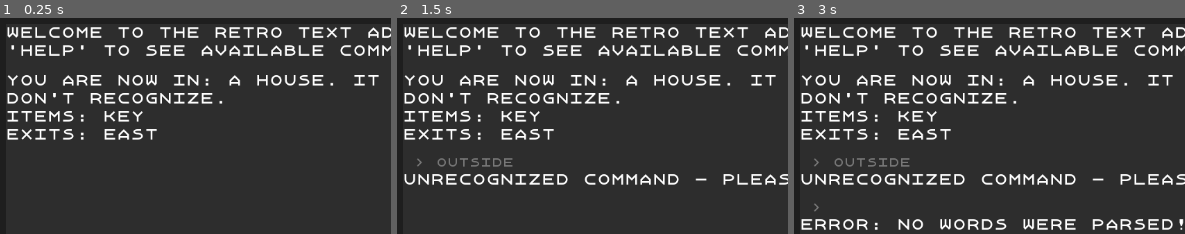
Above: before the commit, frames 1-3 (left to right).
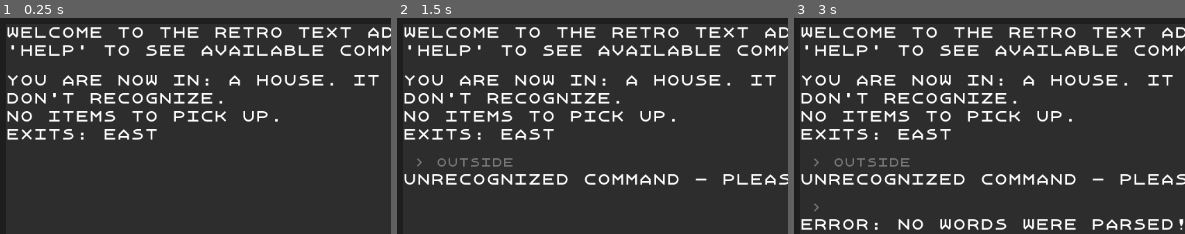
Above: after the commit, the same moments.

Repository: onionbulbperception/text_adventure_by_tutorial
Game: Godot game, scene res://scenes/game.tscn
Same seed, same stepped clock (60 frames per second), same inputs: the game is played once before the commit and once after it.
Inputs (mouse positions are % of the whole screen's width and height, from its top left):
- Up to frame 1 (0.25 s): no input
- Up to frame 2 (1.5 s): click (53, 94) at 0.52 s; type "outside" at 0.6 s; tap Enter at 1.25 s
- Up to frame 3 (3 s): tap Space at 2 s; tap Enter at 2.75 s
The pictures show only the part of the screen within x 0-50%, y 0-50%; the shares and areas given below are measured in that part.

The runs differ from the first frame. In frame 1, 1.6% of the frame differs, in the area x 1-72%, y 43-49%; in frame 2, 1.6%; in frame 3, 1.6%.

Commit message:
finished tutorial's part 12

Diff:
--- a/scenes/game.tscn
+++ b/scenes/game.tscn
@@ -52,6 +52,14 @@
 offset_bottom = -60.0
 room_name = "outside"
 room_description = "outside in a village."
+
+[node name="ShedRoom" parent="RoomManager" instance=ExtResource("3_4jirj")]
+offset_left = 501.0
+offset_top = -476.0
+offset_right = 901.0
+offset_bottom = -326.0
+room_name = "a shed"
+room_description = "a dusty old shed used for storage."
 
 [node name="Background" type="PanelContainer" parent="."]
 layout_mode = 1
--- a/scripts/command_processor.gd
+++ b/scripts/command_processor.gd
@@ -29,6 +29,8 @@
 			return drop(second_word)
 		"inventory":
 			return inventory()
+		"use":
+			return use(second_word)
 		"help":
 			return help()
 		_:
@@ -42,6 +44,8 @@
 
 	if current_room.exits.keys().has(second_word):
 		var exit = current_room.exits[second_word]
+		if exit.is_other_room_locked(current_room):
+			return "That exit is currently locked!"
 		var change_response = change_room(exit.get_other_room(current_room))
 		var response_strings = PackedStringArray(["You go %s." % second_word, change_response])
 		var response_string = "\n".join(response_strings)
@@ -76,8 +80,28 @@
 	return player.get_inventory_list()
 
 
+func use(second_word) -> String:
+	if second_word == "":
+		return "Use what?"
+
+	for item in player.inventory:
+		if second_word.to_lower() == item.item_name.to_lower():
+			match item.item_type:
+				Types.ItemTypes.KEY:
+					for exit in current_room.exits.values():
+						if exit.room_2 == item.use_value:
+							exit.room_2_is_locked = false
+							player.drop_item(item)
+							return "You use %s to unlock a door to %s" % [item.item_name, exit.room_2.room_name]
+					return "That item does not unlock any doors in this room."
+				_:
+					return "Error - tried to use an item with an invalid type."
+
+	return "You don't have that item."
+
+
 func help() -> String:
-	return "You can use these commands: go [location], take [item], drop [item], inventory, help"
+	return "You can use these commands: go [location], take [item], drop [item], inventory, use [item], help"
 
 func change_room(new_room: GameRoom) -> String:
 	current_room = new_room
--- a/scripts/exit.gd
+++ b/scripts/exit.gd
@@ -9,6 +9,16 @@
 var room_2_is_locked := false
 
 
+func is_other_room_locked(current_room) -> bool:
+	if current_room == room_1:
+		return room_2_is_locked
+	elif current_room == room_2:
+		return room_1_is_locked
+	else:
+		printerr("The room you tried to find is not connected to this exit.")
+		return true
+
+
 func get_other_room(current_room):
 	if current_room == room_1:
 		return room_2
--- a/scripts/game_room.gd
+++ b/scripts/game_room.gd
@@ -59,10 +59,19 @@
 	return "Exits: " +  " ".join(exit_string)
 
 
-func connect_exit(direction: String, room: GameRoom):
+func connect_exit_unlocked(direction: String, room: GameRoom):
+	_connect_exit(direction, room, false)
+
+
+func connect_exit_locked(direction: String, room: GameRoom):
+	_connect_exit(direction, room, true)
+
+
+func _connect_exit(direction: String, room: GameRoom, is_locked: bool = false):
 	var exit = Exit.new()
 	exit.room_1 = self
 	exit.room_2 = room
+	exit.room_2_is_locked = is_locked
 	exits[direction] = exit
 	match direction:
 		"west":
--- a/scripts/item.gd
+++ b/scripts/item.gd
@@ -6,6 +6,9 @@
 @export var item_type: Types.ItemTypes = Types.ItemTypes.KEY
 
 
+var use_value = null
+
+
 func initialize(item_name: String, item_type: Types.ItemTypes):
 	self.item_name = item_name
 	self.item_type = item_type
--- a/scripts/room_manager.gd
+++ b/scripts/room_manager.gd
@@ -3,7 +3,10 @@
 
 func _ready() -> void:
 	var key = Item.new()
-	key.initialize("key", Types.ItemTypes.KEY)
+	key.initialize("a key", Types.ItemTypes.KEY)
+	key.use_value = $ShedRoom
 
-	$HouseRoom.connect_exit("east", $OutsideRoom)
-	$HouseRoom.add_item(key)
+	$HouseRoom.connect_exit_unlocked("east", $OutsideRoom)
+
+	$OutsideRoom.add_item(key)
+	$OutsideRoom.connect_exit_locked("north", $ShedRoom)
